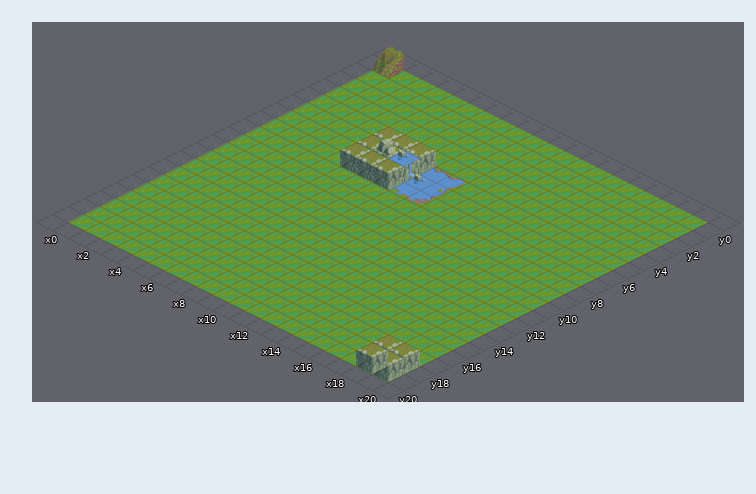
One commit to this Tiled map: assets/isomap.tmx. The picture above is the old version.
Cells are 64x32 px. Isometric: x runs down to the right, y down to the left. Shown: x -1..20, y -1..20.
The result:
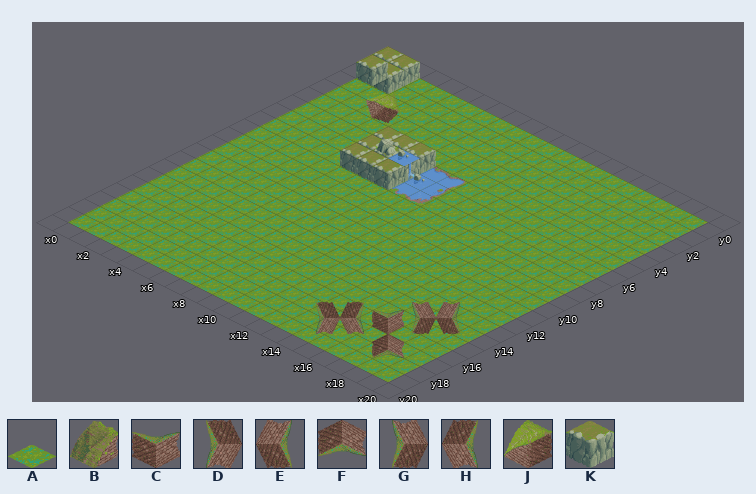
Key: from "tileset": A 0, B 31, C 40, D 40 flipped on the diagonal, E 40 flipped on the other diagonal, F 40 flipped up-down, G 40 turned 270, H 40 turned 90, J 41 flipped left-right, K 71.
_ is an empty cell.
Objects are placed by the point they stand on, in cells (3,4 is the top-left corner of cell 3,4); size is 1x1 cell unless given; turns are clockwise degrees, applied after placing.
Diff:
Layer "Tile Layer 1":
y 0: x 0 B -> A
Layer "Tile Layer 2":
y 14: x 18 _ -> E
y 15: x 17 _ -> G
y 16: x 16 _ -> C
y 17: x 15 _ -> H
y 18: x 14 _ -> D; x 18 _ -> F
Layer "Object Layer 2":
changed: K at 19,19 size 1x2 -> K at 1,1 size 1x2
changed: K at 20,19 size 1x2 -> K at 2,1 size 1x2
changed: K at 19,20 size 1x2 -> K at 2,2 size 1x2
changed: K at 20,20 size 1x2 -> K at 1,2 size 1x2
added: J "altered" at 3,4 size 1x2 turned 45
Boxes around the changes in both pictures, in picture pixels (x1, y1, x2, y2):
changed: (356, 46, 420, 123)
changed: (316, 302, 460, 382)
